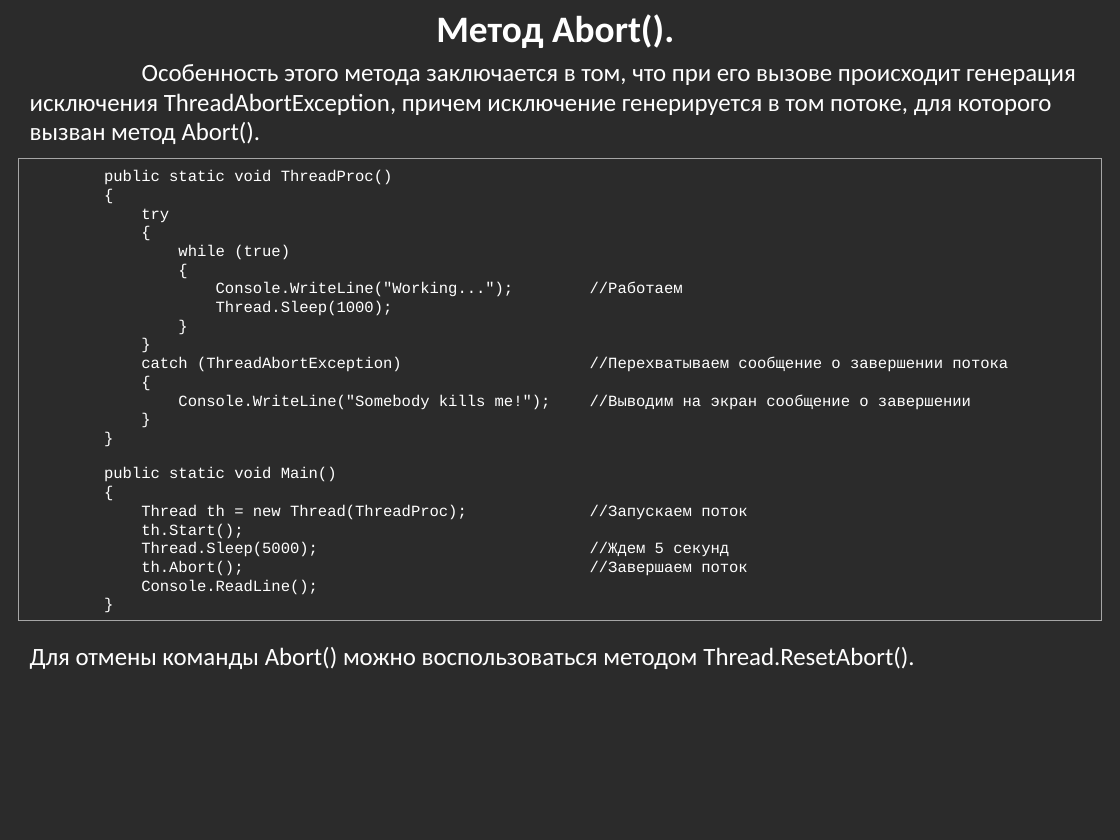
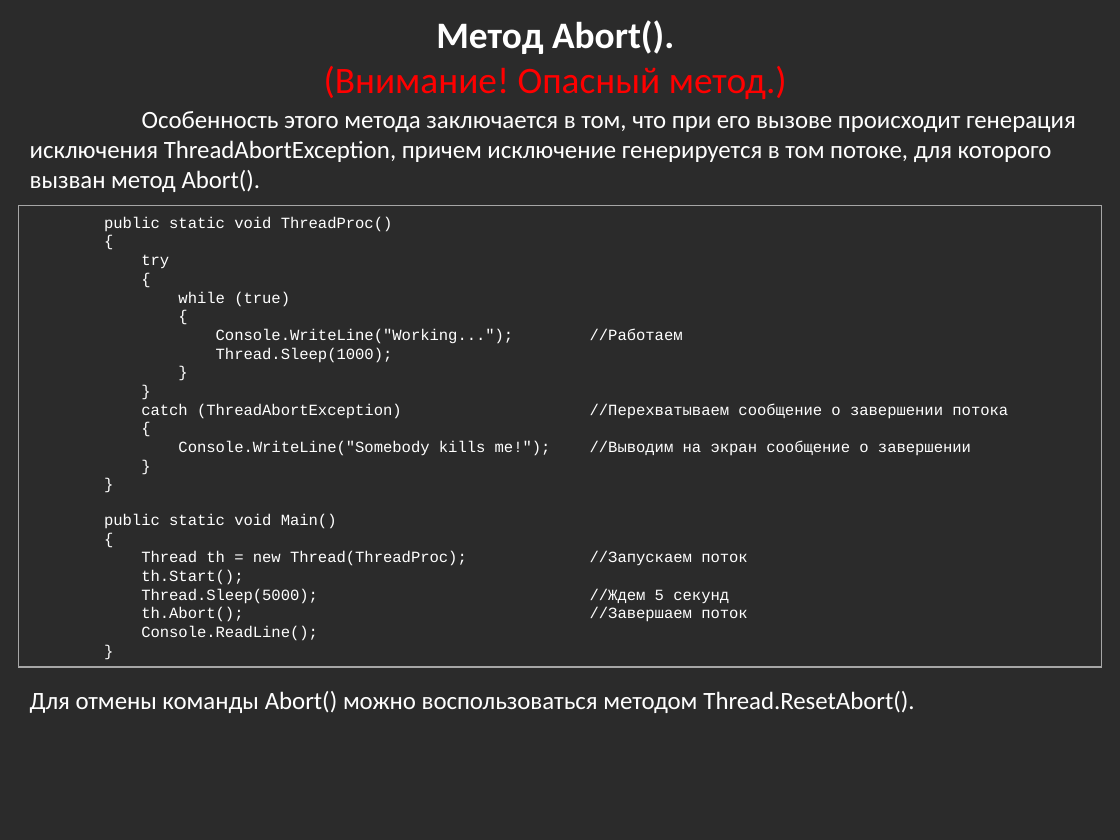
Before and after one commit to bazile/Training, a slide deck: slide 9 of Presentation/lesson-08.pptx. Drawn at 1120x840 pixels with LibreOffice and Linux fonts; fonts in the diff are those of the drawing; background and template pictures are left out; a plain dark background stands for a picture behind light text. Boxes give left, top, right and bottom in pixels: in the first picture for what was removed or moved away, otherwise in the second. Text is boxed around its words. In the diff, an @@ line names an element or a change of style, - is before the commit and + after.

Commit message:
Updated multi-threading presentation (lesson #8)

```diff
--- a/Presentation/lesson-08.pptx
+++ b/Presentation/lesson-08.pptx
@@ text "Метод Abort()." moved from (x1=436, y1=14, x2=674, y2=48) to (x1=324, y1=20, x2=787, y2=99) @@
@@ text at (x1=324, y1=66, x2=787, y2=99): paragraph added @@
+(Внимание! Опасный метод.)
@@ 2 texts, 1 rectangle moved together from (x1=19, y1=64, x2=1102, y2=669) to (x1=19, y1=111, x2=1102, y2=713) @@
```
Also in this commit, not shown: 2 other slides changed, 5 slides added.
